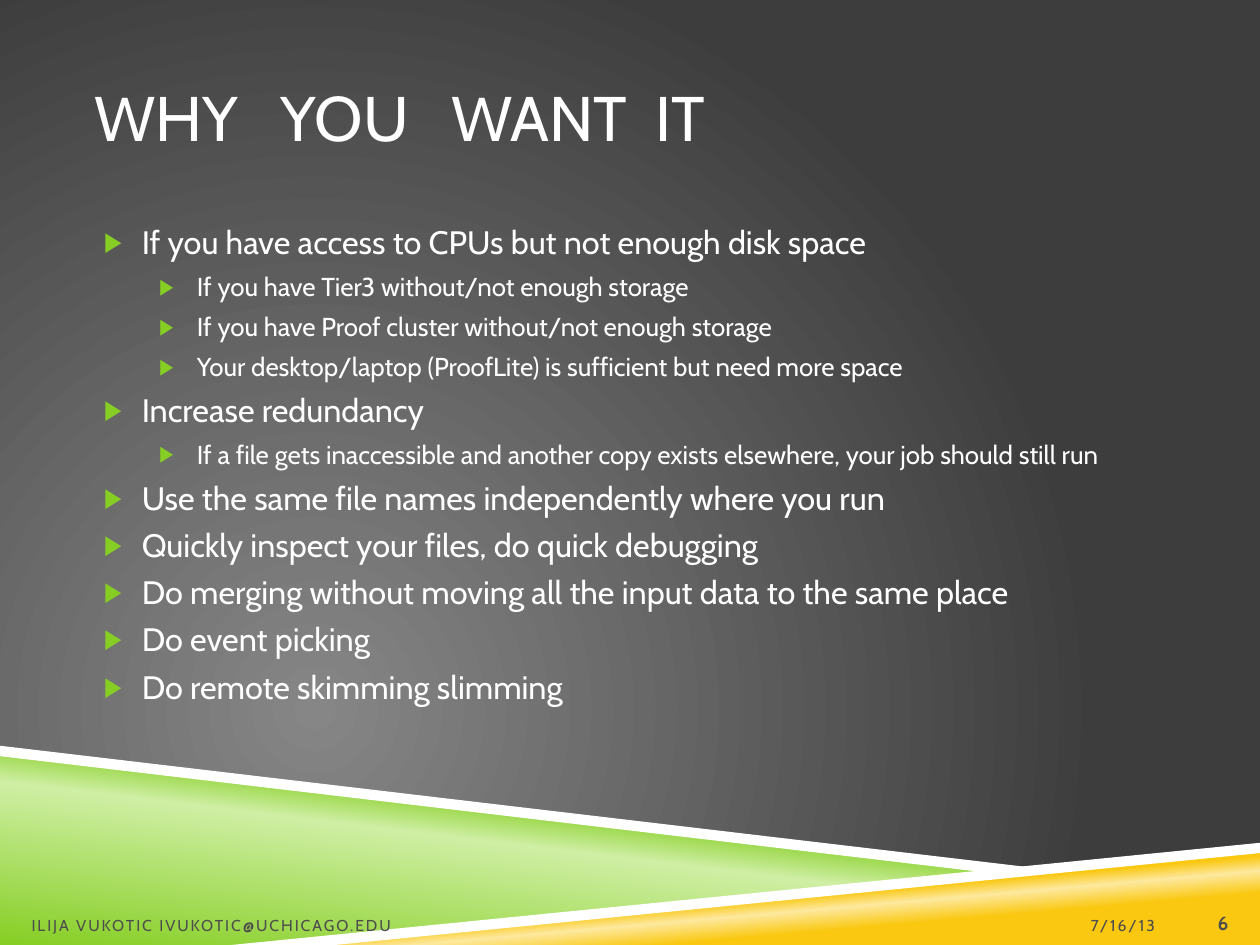
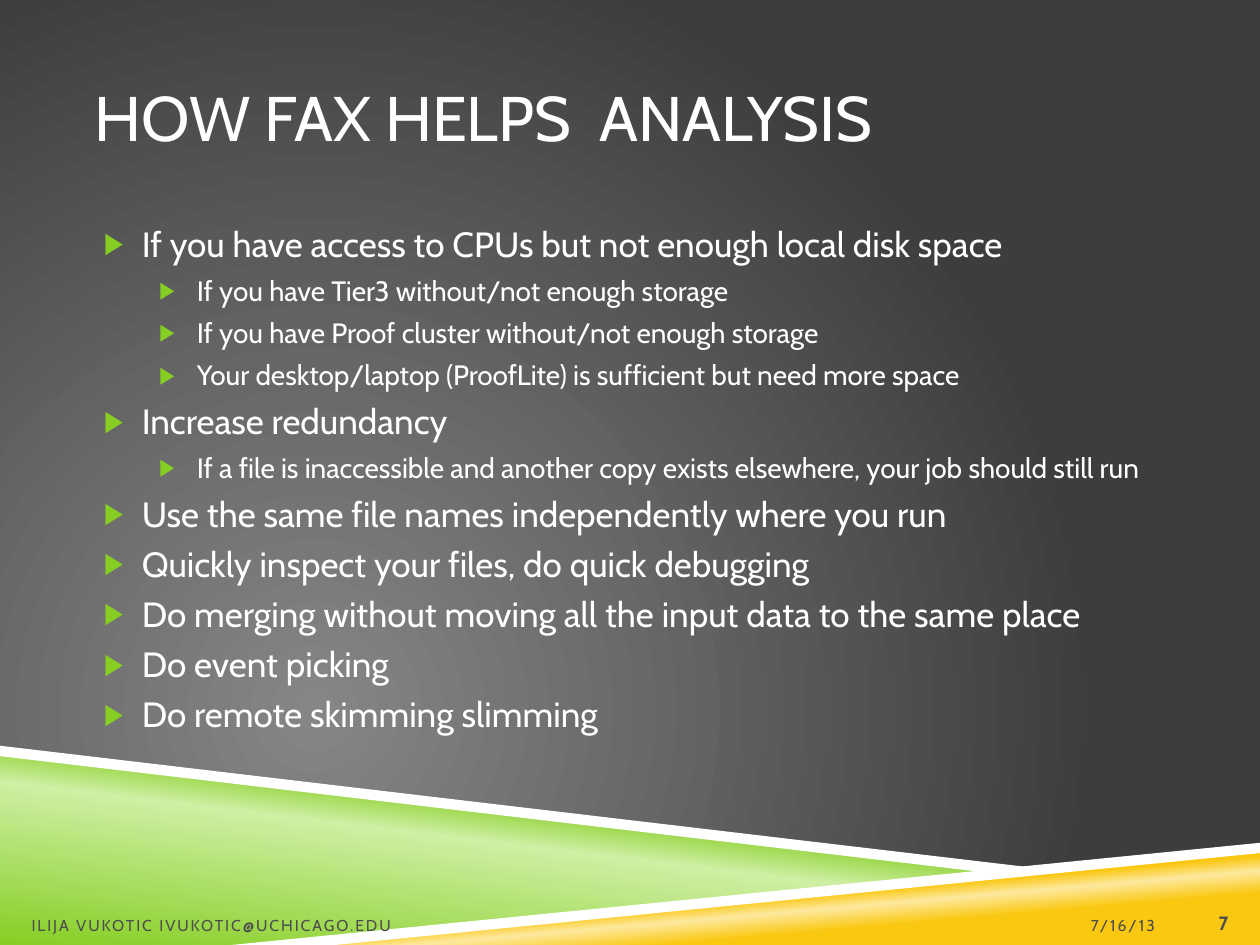
Before and after one commit to ivukotic/Tutorial, a slide deck: slide 7 of Tutorial.pptx (slide 6 before the commit). Drawn at 1260x945 pixels with LibreOffice and Linux fonts; fonts in the diff are those of the drawing; background and template pictures are left out. Boxes give left, top, right and bottom in pixels: in the first picture for what was removed or moved away, otherwise in the second. Text is boxed around its words. In the diff, an @@ line names an element or a change of style, - is before the commit and + after.

```diff
--- a/Tutorial.pptx
+++ b/Tutorial.pptx
@@ title at [94,96,873,142]: text changed @@
-WHY YOU WANT IT
+HOW FAX HELPS ANALYSIS
@@ text at [142,230,1002,265]: text changed; size 18.5 to 20 pt @@
-▶ If you have access to CPUs but not enough disk space
+▶ If you have access to CPUs but not enough local disk space
@@ text at [142,280,1080,735]: size 14.8 to 16 pt in "If you have Tier3 without/not enough storage", "If you have Proof cluster without/not enough ...", "Your desktop/laptop (ProofLite) is sufficient but need ..."; size 18.5 to 20 pt in "Increase redundancy", "Use the same file names independently where ...", "Quickly inspect your files, do quick debugging", "Do merging without moving all the input ..." and 2 more places @@
@@ text at [197,457,1139,484]: text changed; size 14.8 to 16 pt @@
-  ▶ If a file gets inaccessible and another copy exists elsewhere, your job should still run
+  ▶ If a file is inaccessible and another copy exists elsewhere, your job should still run
@@ page number at [1219,916,1229,930]: text changed @@
-6
+7
```
Also in this commit, not shown: 15 other slides changed, 4 slides added.
